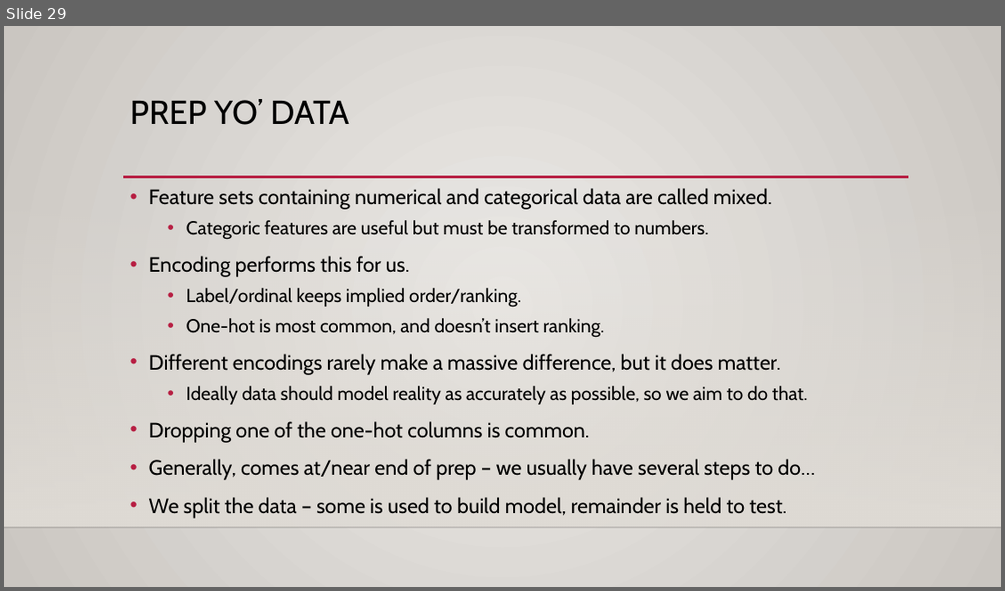
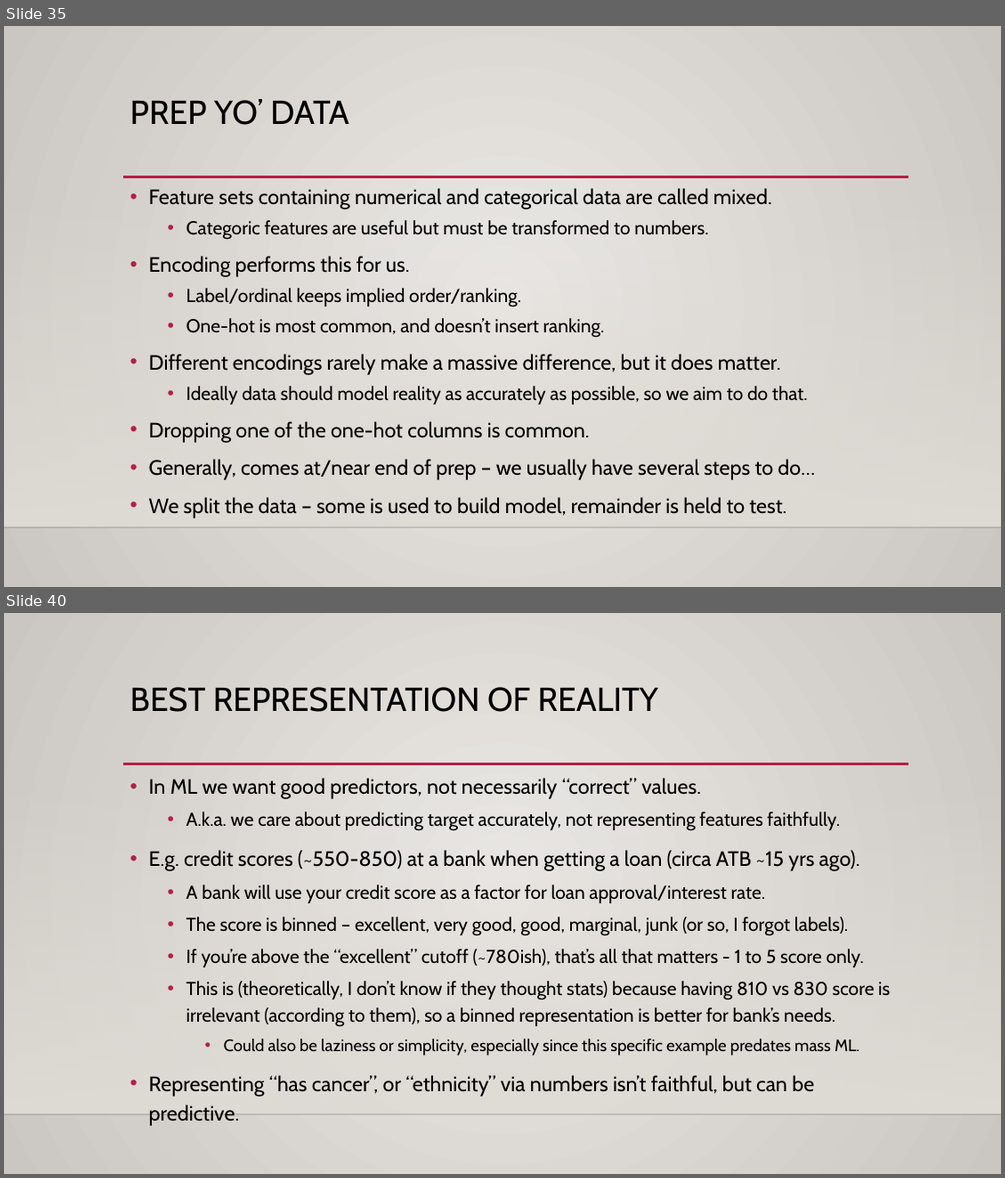
Before and after one commit to AkeemSemperDataScience/Basic_Stats_in_Python_Student_Repository, a slide deck: reference_material/slides/022_encoding.pptx. Shown one above the other, each under a label of ours: slide 29 before the commit, slides 35 and 40 after it; the slides between them are not shown. The pictures are 1005x591 and 1005x1178 pixels, drawn with LibreOffice and Linux fonts; fonts in the diff are those of the drawing; background and template pictures are left out. Boxes give left, top, right and bottom in pixels: in the first picture for what was removed or moved away, otherwise in the second. Text is boxed around its words. In the diff, an @@ line names an element or a change of style, - is before the commit and + after.

```diff
--- a/reference_material/slides/022_encoding.pptx
+++ b/reference_material/slides/022_encoding.pptx
@@ slide 40 added at [4,613,1001,1174], background gradient #ECEAE7 to #CAC7C1; not listed: 3 template elements that a slide beside it also shows @@
@@ title added at [130,687,658,712], 32 pt, text #000000 @@
+BEST REPRESENTATION OF REALITY
@@ text added at [149,778,890,1096], 18 pt, text #000000 @@
+• In ML we want good predictors, not necessarily “correct” values.
+  • A.k.a. we care about predicting target accurately, not representing features faithfully.
+• E.g. credit scores (~550-850) at a bank when getting a loan (circa ATB ~15 yrs ago).
+  • A bank will use your credit score as a factor for loan approval/interest rate.
+  • The score is binned – excellent, very good, good, marginal, junk (or so, I forgot labels).
+  • If you’re above the “excellent” cutoff (~780ish), that’s all that matters - 1 to 5 score only.
+  • This is (theoretically, I don’t know if they thought stats) because having 810 vs 830 score is irrelevant (according to them), so a binned representation is better for bank’s needs.
+    • Could also be laziness or simplicity, especially since this specific example predates mass ML.
+• Representing “has cancer”, or “ethnicity” via numbers isn’t faithful, but can be predictive.
@@ what was slide 29 is now slide 35 @@
```
Also in this commit, not shown: 6 slides changed, 10 other slides added, 7 other files.
